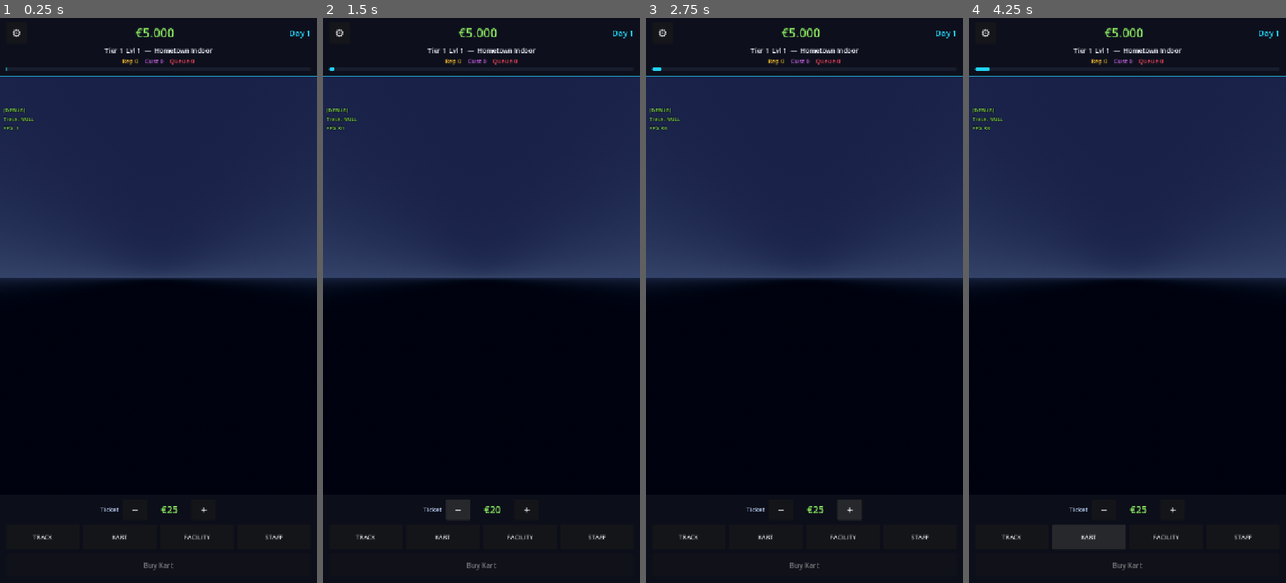
Above: before the commit, frames 1-4 (left to right).
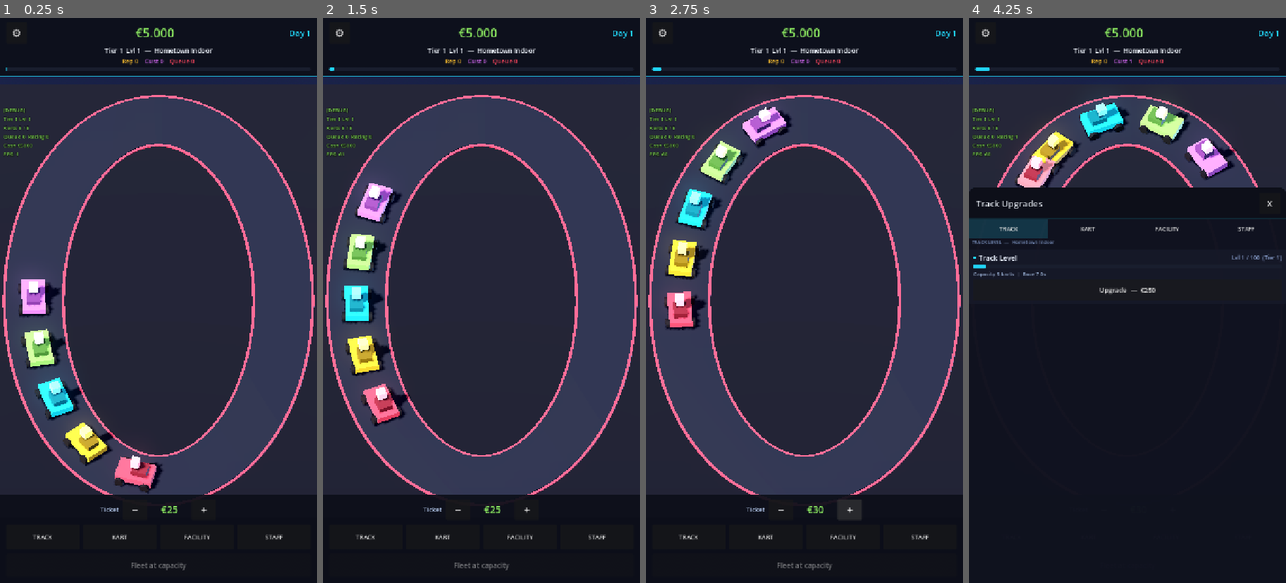
Above: after the commit, the same moments.

Repository: huubvreeker-create/Tycoon
Game: Godot game, scene res://scenes/main.tscn
Two runs of this game, one before a commit and one after it. Both use one fixed random seed, a clock stepped at 60 frames per second and the inputs below.
Inputs:
- Up to frame 1 (0.25 s): no input
- Up to frame 2 (1.5 s): click "⚙" at 0.5 s; click "−" at 1.25 s
- Up to frame 3 (2.75 s): click "+" at 2 s
- Up to frame 4 (4.25 s): click "TRACK" at 2.75 s; click "KART" at 3.5 s

The runs differ from the first frame. In frame 1, 48% of the frame differs, in the area x 0-100%, y 13-98%; in frame 2, 50%; in frame 3, 51%; in frame 4, 23%.
Error before the commit: Parse Error: Cannot infer the type of "p" variable because the value doesn't have a set type. (res://scripts/track.gd:239)

Commit message:
Type the karts iteration variables explicitly
Console caught two more inference errors after the karts array was
loosened from Array[Kart] to plain Array:

> Line 239: Cannot infer the type of 'p' variable
> Line 257: Cannot infer the type of 'prev_progress' variable

When iterating an untyped Array, the loop variable resolves to
Variant — and chaining .get_parent() / .progress off Variant gave
nothing for the := walrus to infer from.

Annotated all four `for k in karts:` loops as `for k: Kart in
karts:` so the loop var is concretely typed and downstream
inferences (p, prev_progress, return type of _find_free_kart)
work cleanly.

https://claude.ai/code/session_01Sbv8ExRy1Fimm5caf9TfDv

Diff:
--- a/scripts/track.gd
+++ b/scripts/track.gd
@@ -212,7 +212,7 @@
 	var prev_tier := kart_tier()
 	kart_level += 1
 	var new_tier := kart_tier()
-	for k in karts:
+	for k: Kart in karts:
 		k.set_level(kart_level)
 	if new_tier != prev_tier:
 		EventBus.kart_tier_changed.emit(new_tier)
@@ -235,8 +235,8 @@
 # --- 3D construction -------------------------------------------------------
 func _rebuild_for_new_tier() -> void:
 	# Detach karts so they don't get freed with the old path.
-	for k in karts:
-		var p := k.get_parent()
+	for k: Kart in karts:
+		var p: Node = k.get_parent()
 		if p != null:
 			p.remove_child(k)
 	if path:
@@ -253,8 +253,8 @@
 	_build_path()
 	_build_asphalt()
 	_build_click_area()
-	for k in karts:
-		var prev_progress := k.progress
+	for k: Kart in karts:
+		var prev_progress: float = k.progress
 		path.add_child(k)
 		k.progress = prev_progress
 
@@ -463,7 +463,7 @@
 
 
 func _find_free_kart() -> Kart:
-	for k in karts:
+	for k: Kart in karts:
 		if not k.is_busy():
 			return k
 	return null
